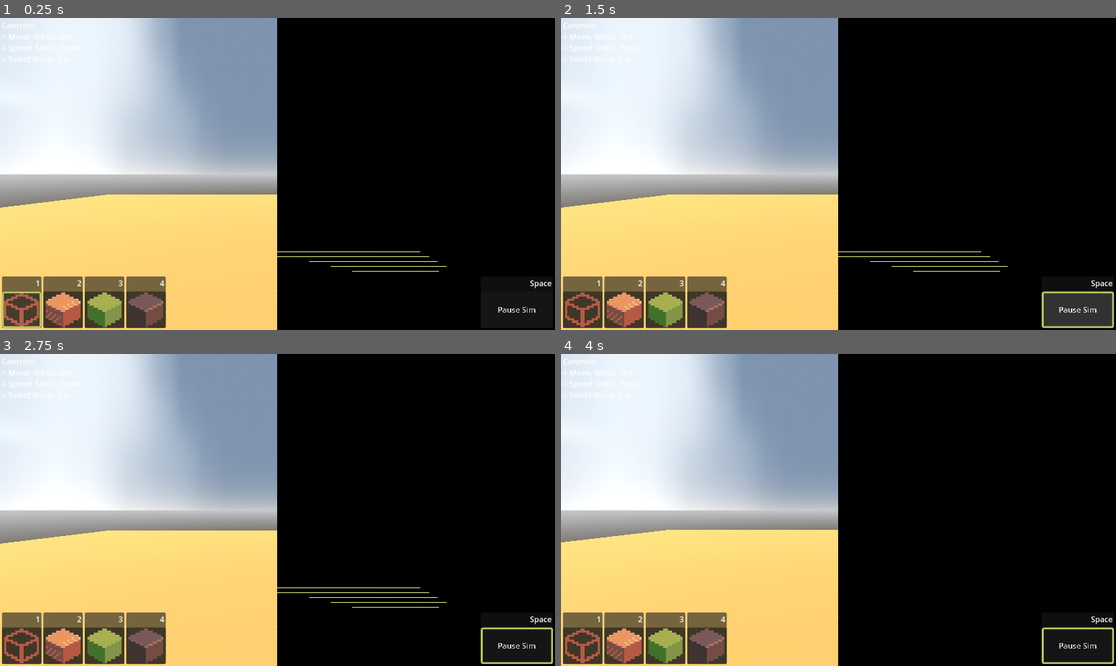
Above: before the commit, frames 1-4 (two rows, left to right).
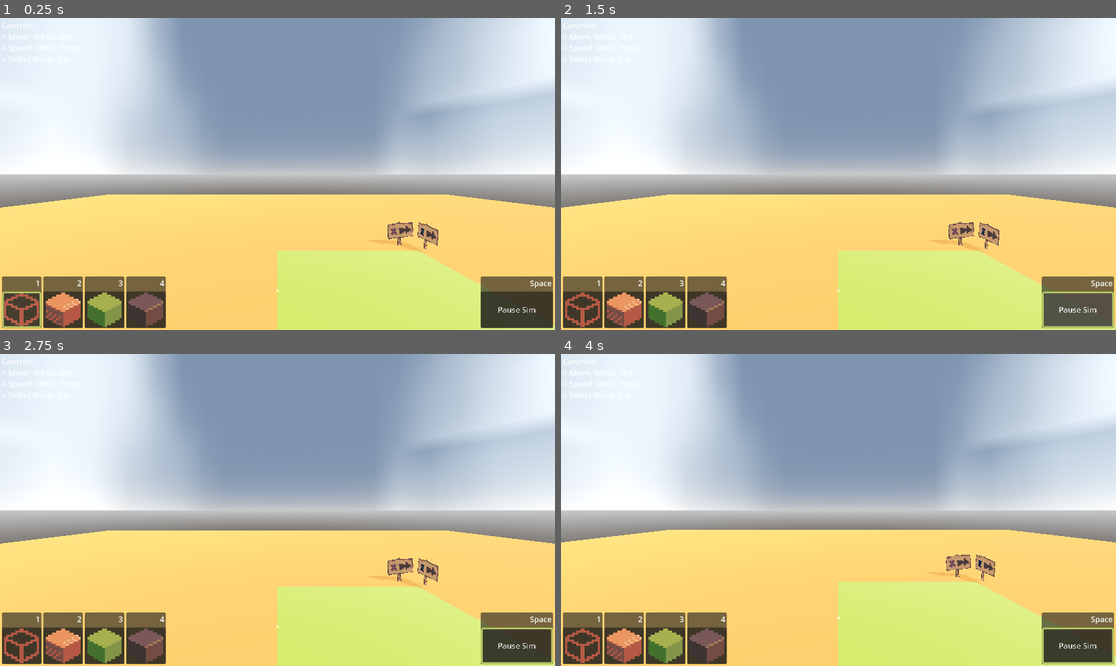
Above: after the commit, the same moments.

Repository: murumart/cgiproject
Game: Godot game, scene res://scenes/main.tscn
Two runs of this game, one before a commit and one after it. Both use one fixed random seed, a clock stepped at 60 frames per second and the inputs below.
Inputs (mouse positions are in pixels of both pictures, inside the frame that each line leads up to):
- Up to frame 1 (0.25 s): no input
- Up to frame 2 (1.5 s): click (583, 311) at 0.52 s; click "Pause Sim" at 1.25 s
- Up to frame 3 (2.75 s): tap Enter (ui_accept) at 2, 2.27 s; move the mouse to (399, 494) at 2.02 s; press the mouse at (399, 494) at 2.03 s; hold Right (ui_right) from 2.03 s (still down)
- Up to frame 4 (4 s): tap Enter (ui_accept) at 2.75, 3.02 s; move the mouse to (727, 525) at 2.77 s; release Right (ui_right) at 2.78 s; release the mouse at (727, 525) at 2.78 s; hold S 2.78-3.53 s; tap E at 2.85 s; move the mouse to (894, 441) at 3.52 s; hold Right (ui_right) from 3.53 s (still down); hold Q from 3.53 s (still down)

The runs differ from the first frame. In frame 1, 50% of the frame differs, in the area x 49-100%, y 0-100%; in frame 2, 50%; in frame 3, 50%; in frame 4, 50%.
Error in both runs: Assertion failed: Couldnt' get rendering device (res://scenes/simulators/compute_simulator.gd:20)

Commit message:
mesher renderer

Diff:
--- a/scenes/main.tscn
+++ b/scenes/main.tscn
@@ -16,6 +16,7 @@
 [ext_resource type="Texture2D" uid="uid://cqfrsyhqts2pu" path="res://scenes/ui/icons/bark.png" id="10_jbj1t"]
 [ext_resource type="PackedScene" uid="uid://ckebvitsc78ta" path="res://scenes/decor/sign.tscn" id="10_ya4ey"]
 [ext_resource type="Texture2D" uid="uid://bltojdrt2a4qe" path="res://scenes/decor/zsign.png" id="11_eb6dy"]
+[ext_resource type="Script" uid="uid://co2d3r81swwxe" path="res://scenes/renderers/mesher_renderer.gd" id="14_muem4"]
 
 [sub_resource type="ProceduralSkyMaterial" id="ProceduralSkyMaterial_ya4ey"]
 sky_curve = 0.04616783
@@ -77,6 +78,11 @@
 mesh_instance = NodePath("../Meshes/RaytracedVolume")
 grid_size = 64
 brick_size = 8
+
+[node name="MesherRenderer" type="Node" parent="." node_paths=PackedStringArray("inst", "sim")]
+script = ExtResource("14_muem4")
+inst = NodePath("../Meshes/MesherMesh")
+sim = NodePath("../ComputeSim")
 
 [node name="DirectionalLight3D" type="DirectionalLight3D" parent="."]
 transform = Transform3D(-0.074490994, -0.8297716, 0.55310935, 0.6719433, 0.36806604, 0.6426658, -0.73684675, 0.41953108, 0.53014207, 0, 0, 0)
@@ -191,6 +197,7 @@
 
 [node name="RaytracedVolume" type="MeshInstance3D" parent="Meshes"]
 transform = Transform3D(1, 0, 0, 0, 1, 0, 0, 0, 1, 49.971275, 50.009995, -0.13633156)
+visible = false
 cast_shadow = 0
 mesh = SubResource("BoxMesh_tefeu")
 metadata/_edit_lock_ = true
@@ -204,6 +211,9 @@
 grid_size = 16
 metadata/_custom_type_script = "uid://o2qjsa51xmt1"
 
+[node name="MesherMesh" type="MeshInstance3D" parent="Meshes"]
+transform = Transform3D(1, 0, 0, 0, 1, 0, 0, 0, 1, -0.03, 0, -50.15)
+
 [node name="TextureEditor" type="Node" parent="." node_paths=PackedStringArray("camera", "simulator", "volume", "highlight", "block_select_buttons")]
 script = ExtResource("8_tipki")
 camera = NodePath("../Camera3D")
--- /dev/null
+++ b/scenes/renderers/meshblocks.tres
@@ -0,0 +1,7 @@
+[gd_resource type="StandardMaterial3D" load_steps=2 format=3 uid="uid://bsk0c7bnetlov"]
+
+[ext_resource type="Texture2D" uid="uid://cyoa676psrvtn" path="res://scenes/renderers/meshblocks.png" id="1_qdp7e"]
+
+[resource]
+albedo_texture = ExtResource("1_qdp7e")
+texture_filter = 2
--- /dev/null
+++ b/scenes/renderers/mesher_renderer.gd
@@ -0,0 +1,203 @@
+extends Renderer
+
+var _thread := Thread.new()
+var _semaph := Semaphore.new()
+
+var _data: PackedByteArray
+var _data_wait: PackedByteArray
+var _genning := false
+var _should_mesh := false
+
+@export var inst: MeshInstance3D
+@export var sim: Simulator
+
+
+func _ready() -> void:
+	_thread.start(_threaded_meshing)
+	sim.simulation_updated.connect(func() -> void:
+		sim.get_draw_data_async(_data_get)
+	)
+	inst.scale = Vector3.ONE * 100.0 / sim.get_grid_size()
+	#inst.position -= Vector3.ONE * 100.0 / sim.get_grid_size() * 0.5
+
+
+func _process(_delta: float) -> void:
+	if _should_mesh and not _genning:
+		_should_mesh = false
+		_data = _data_wait
+		_semaph.post()
+
+
+func _data_get(d: PackedByteArray) -> void:
+	_should_mesh = true
+	_data_wait = d
+
+
+func change_render_setting(_by: int) -> void:
+	pass
+
+
+func _threaded_meshing() -> void:
+	while true:
+		_semaph.wait()
+		_genning = true
+		var m := ArrayMesh.new()
+		_create_mesh(m)
+		_genning = false
+		(func() -> void:
+			inst.mesh = m
+			if m.get_surface_count() != 0:
+				m.surface_set_material(0, preload("res://scenes/renderers/meshblocks.tres"))
+		).call_deferred()
+
+
+func _create_mesh(m: ArrayMesh) -> void:
+
+	var mesh_array := _create_mesh_data_array()
+
+	if mesh_array[Mesh.ARRAY_VERTEX].is_empty():
+		return
+	m.add_surface_from_arrays(Mesh.PRIMITIVE_TRIANGLES, mesh_array)
+	#mesh.surface_set_material(0, ChunkMesh.BLOCK_MATERIAL)
+	#print("meshgen took ", Time.get_ticks_msec() - time)
+
+
+func _create_mesh_data_array() -> Array:
+	# store how many vertices have been appended in total
+	var vertex_count := PackedInt32Array()
+	vertex_count.append(0)
+
+	var mesh_array := Array()
+	mesh_array.resize(Mesh.ARRAY_MAX)
+
+	mesh_array[Mesh.ARRAY_VERTEX] = PackedVector3Array()
+	mesh_array[Mesh.ARRAY_NORMAL] = PackedVector3Array()
+	mesh_array[Mesh.ARRAY_INDEX] = PackedInt32Array()
+	mesh_array[Mesh.ARRAY_TEX_UV] = PackedVector2Array()
+
+	if _data.is_empty():
+		return mesh_array
+
+	var gs := sim.get_grid_size()
+	for x in gs: for y in gs:
+		for z in gs:
+			var bpos := Vector3(x, y, z)
+			var type := _data[x + y * gs + z * gs * gs]
+			_add_block_mesh(bpos, mesh_array, vertex_count, type)
+
+	return mesh_array
+
+
+func _add_block_mesh(
+	block_position: Vector3,
+	mesh_array: Array,
+	vertex_count: PackedInt32Array,
+	cell: int
+) -> void:
+	var verts: PackedVector3Array = mesh_array[Mesh.ARRAY_VERTEX]
+	if cell == 0:
+		return
+
+	# NORTH (-Z)
+	if _is_side_visible(block_position, Vector3.FORWARD):
+		verts.append(Vector3(0, 0, 0) + block_position)
+		verts.append(Vector3(1, 0, 0) + block_position)
+		verts.append(Vector3(1, 1, 0) + block_position)
+		verts.append(Vector3(0, 1, 0) + block_position)
+		_add_face_data(Vector3.FORWARD, vertex_count, mesh_array, cell)
+
+	# SOUTH (+Z)
+	if _is_side_visible(block_position, Vector3.BACK):
+		verts.append(Vector3(1, 0, 1) + block_position)
+		verts.append(Vector3(0, 0, 1) + block_position)
+		verts.append(Vector3(0, 1, 1) + block_position)
+		verts.append(Vector3(1, 1, 1) + block_position)
+		_add_face_data(Vector3.BACK, vertex_count, mesh_array, cell)
+
+	# WEST (-X)
+	if _is_side_visible(block_position, Vector3.LEFT):
+		verts.append(Vector3(0, 0, 1) + block_position)
+		verts.append(Vector3(0, 0, 0) + block_position)
+		verts.append(Vector3(0, 1, 0) + block_position)
+		verts.append(Vector3(0, 1, 1) + block_position)
+		_add_face_data(Vector3.LEFT, vertex_count, mesh_array, cell)
+
+	# EAST (+X)
+	if _is_side_visible(block_position, Vector3.RIGHT):
+		verts.append(Vector3(1, 0, 0) + block_position)
+		verts.append(Vector3(1, 0, 1) + block_position)
+		verts.append(Vector3(1, 1, 1) + block_position)
+		verts.append(Vector3(1, 1, 0) + block_position)
+		_add_face_data(Vector3.RIGHT, vertex_count, mesh_array, cell)
+
+	# BOTTOM (-Y)
+	if _is_side_visible(block_position, Vector3.DOWN):
+		verts.append(Vector3(1, 0, 0) + block_position)
+		verts.append(Vector3(0, 0, 0) + block_position)
+		verts.append(Vector3(0, 0, 1) + block_position)
+		verts.append(Vector3(1, 0, 1) + block_position)
+		_add_face_data(Vector3.DOWN, vertex_count, mesh_array, cell)
+
+	# TOP (+Y)
+	if _is_side_visible(block_position, Vector3.UP):
+		verts.append(Vector3(0, 1, 0) + block_position)
+		verts.append(Vector3(1, 1, 0) + block_position)
+		verts.append(Vector3(1, 1, 1) + block_position)
+		verts.append(Vector3(0, 1, 1) + block_position)
+		_add_face_data(Vector3.UP, vertex_count, mesh_array, cell)
+
+
+func _is_side_visible(
+	block_position: Vector3,
+	side: Vector3,
+) -> bool:
+	var gs := sim.get_grid_size()
+	var check_position := block_position + side
+	if (check_position.x >= gs or check_position.x < 0
+		or check_position.y >= gs or check_position.y < 0
+		or check_position.z >= gs or check_position.z < 0
+	):
+		return true
+	var check_cell := _data[check_position.x + check_position.y * gs + check_position.z * gs * gs]
+	if check_cell == 0:
+		return true
+	return false
+
+
+const INDEX_APPENDAGE: PackedByteArray = [0, 1, 2, 2, 3, 0]
+const BLOCK_TEXTURE_UV_SIZE = 1 / 4.0
+
+func _add_face_data(
+		normal_direction: Vector3,
+		vertex_count: PackedInt32Array,
+		mesh_array: Array,
+		cell: int,
+) -> void:
+	var normals: PackedVector3Array = mesh_array[Mesh.ARRAY_NORMAL]
+	var uvs: PackedVector2Array = mesh_array[Mesh.ARRAY_TEX_UV]
+	var indices: PackedInt32Array = mesh_array[Mesh.ARRAY_INDEX]
+	var cvs := vertex_count[0]
+	for ix in INDEX_APPENDAGE:
+		indices.append(ix + cvs)
+	normals.append(normal_direction)
+	normals.append(normal_direction)
+	normals.append(normal_direction)
+	normals.append(normal_direction)
+	var block_atlas_coord := Vector2.ZERO
+	block_atlas_coord.x = cell - 1
+	block_atlas_coord *= BLOCK_TEXTURE_UV_SIZE
+	uvs.append(Vector2(
+			BLOCK_TEXTURE_UV_SIZE + block_atlas_coord.x,
+			BLOCK_TEXTURE_UV_SIZE + block_atlas_coord.y))
+	uvs.append(Vector2(
+			block_atlas_coord.x,
+			BLOCK_TEXTURE_UV_SIZE + block_atlas_coord.y))
+	uvs.append(block_atlas_coord)
+	uvs.append(Vector2(
+			BLOCK_TEXTURE_UV_SIZE + block_atlas_coord.x,
+			block_atlas_coord.y))
+	#uvs.append(Vector2(BLOCK_TEXTURE_UV_SIZE, BLOCK_TEXTURE_UV_SIZE))
+	#uvs.append(Vector2(0.0, BLOCK_TEXTURE_UV_SIZE))
+	#uvs.append(Vector2(0.0, 0.0))
+	#uvs.append(Vector2(BLOCK_TEXTURE_UV_SIZE, 0.0))
+	vertex_count[0] += 4
Not shown: 1 places in scenes/main.tscn that only renumber resources
Binary file added: scenes/renderers/meshblocks.png
Not shown, changed: scenes/renderers/meshblocks.png.import
Not shown, added: scenes/renderers/mesher_renderer.gd.uid
